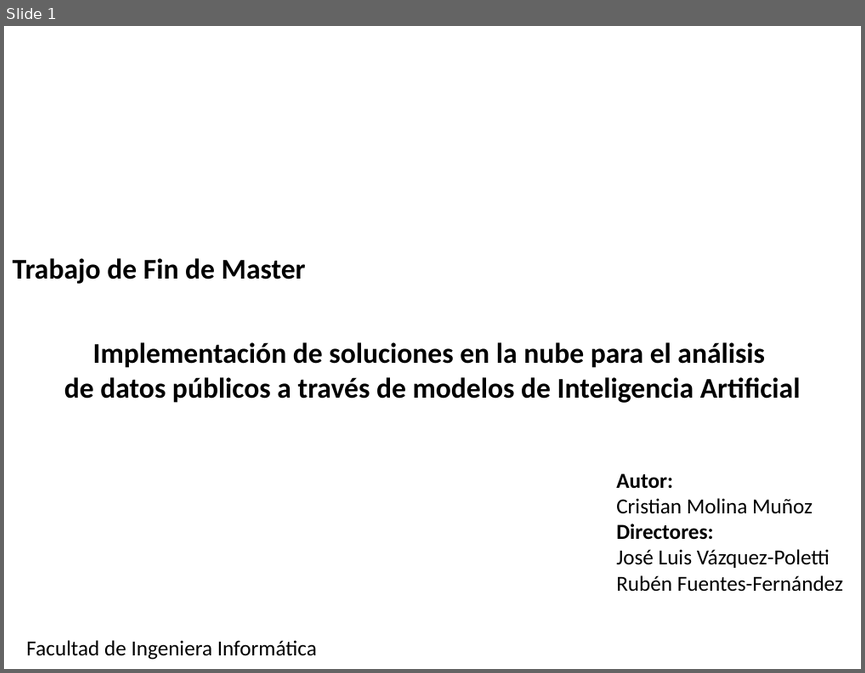
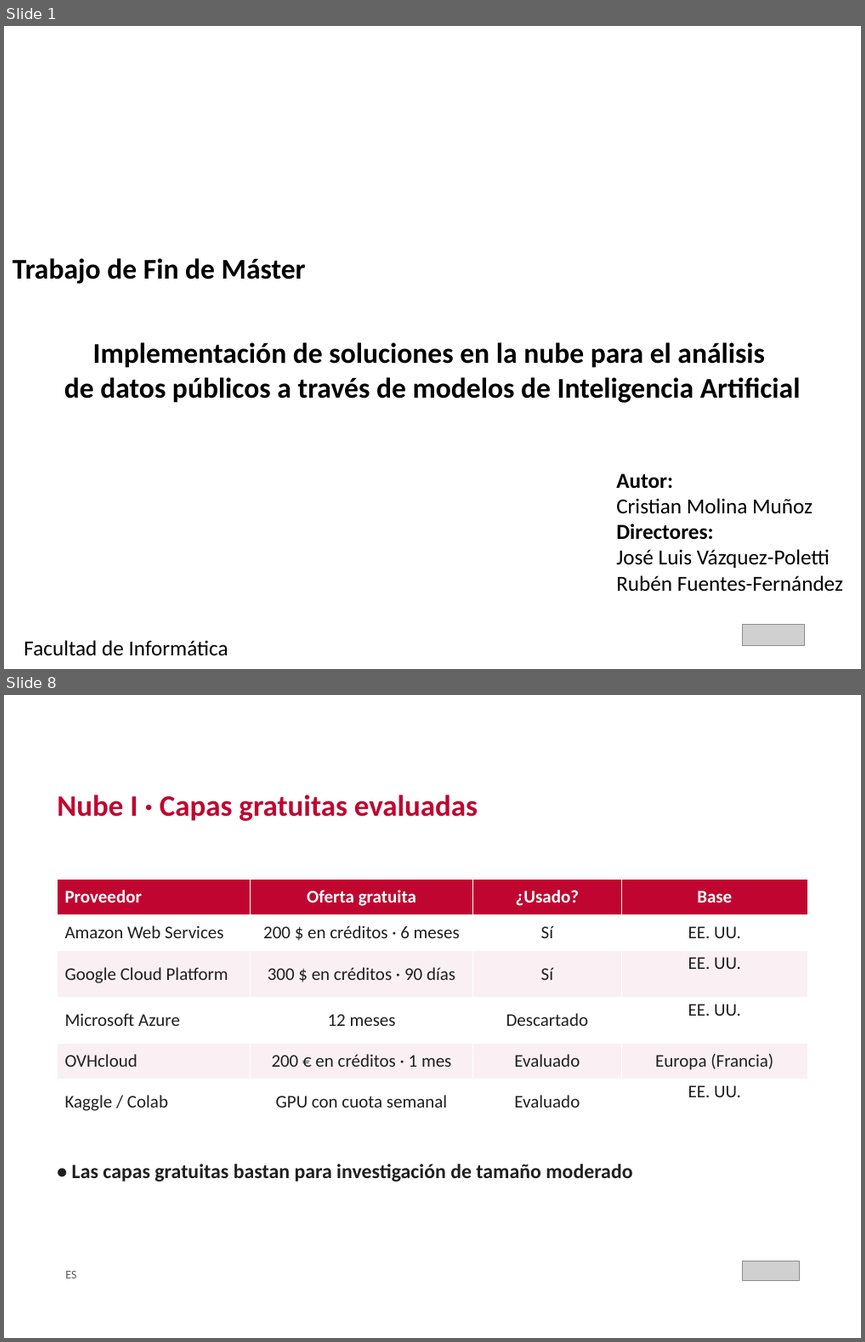
Before and after one commit to crismo04/TFM-cloud-soliutions-to-public-data, a slide deck: master's thesis/TFM_MII_Cloud_AI_PublicData_MolinaCristian_2026.pptx. Shown one above the other, each under a label of ours: slide 1 before the commit, slides 1 and 8 after it; the slides between them are not shown. The pictures are 865x673 and 865x1342 pixels, drawn with LibreOffice and Linux fonts; fonts in the diff are those of the drawing; grey boxes stand for pictures; background and template pictures are left out. Boxes give left, top, right and bottom in pixels: in the first picture for what was removed or moved away, otherwise in the second. Text is boxed around its words. In the diff, an @@ line names an element or a change of style, - is before the commit and + after.

```diff
--- a/master's thesis/TFM_MII_Cloud_AI_PublicData_MolinaCristian_2026.pptx
+++ b/master's thesis/TFM_MII_Cloud_AI_PublicData_MolinaCristian_2026.pptx
@@ slide 8 added at (4, 695, 861, 1338), background #FFFFFF @@
@@ text added at (57, 794, 477, 821), 25 pt, text #C00530, bold @@
+Nube I · Capas gratuitas evaluadas
@@ table added at (57, 879, 808, 1125), 6 rows, 4 columns @@
+Proveedor | Oferta gratuita | ¿Usado? | Base
+Amazon Web Services | 200 $ en créditos · 6 meses | Sí | EE. UU.
+Google Cloud Platform | 300 $ en créditos · 90 días | Sí | EE. UU.
+Microsoft Azure | 12 meses | Descartado | EE. UU.
+OVHcloud | 200 € en créditos · 1 mes | Evaluado | Europa (Francia)
+Kaggle / Colab | GPU con cuota semanal | Evaluado | EE. UU.
@@ text added at (72, 1163, 632, 1181), 17 pt, text #1F1F1F, bold @@
+• Las capas gratuitas bastan para investigación de tamaño moderado
@@ text added at (65, 1270, 76, 1278), 10 pt, text #5A5A5A @@
+ES
@@ picture added at (743, 1260, 799, 1280) @@
@@ slide 1 changed as well @@
@@ text at (12, 258, 306, 284): text changed @@
-Trabajo de Fin de Master
+Trabajo de Fin de Máster
@@ picture added at (743, 624, 804, 646) @@
@@ text at (24, 640, 228, 656): text changed @@
-Facultad de Ingeniera Informática
+Facultad de Informática
```
Also in this commit, not shown: 31 other slides added, 3 slides removed, 9 other files.
